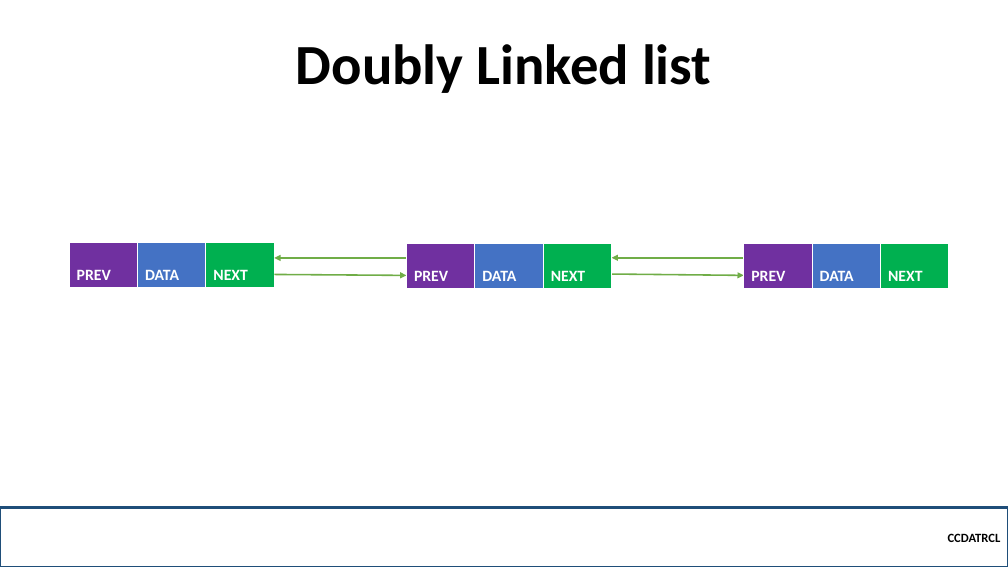
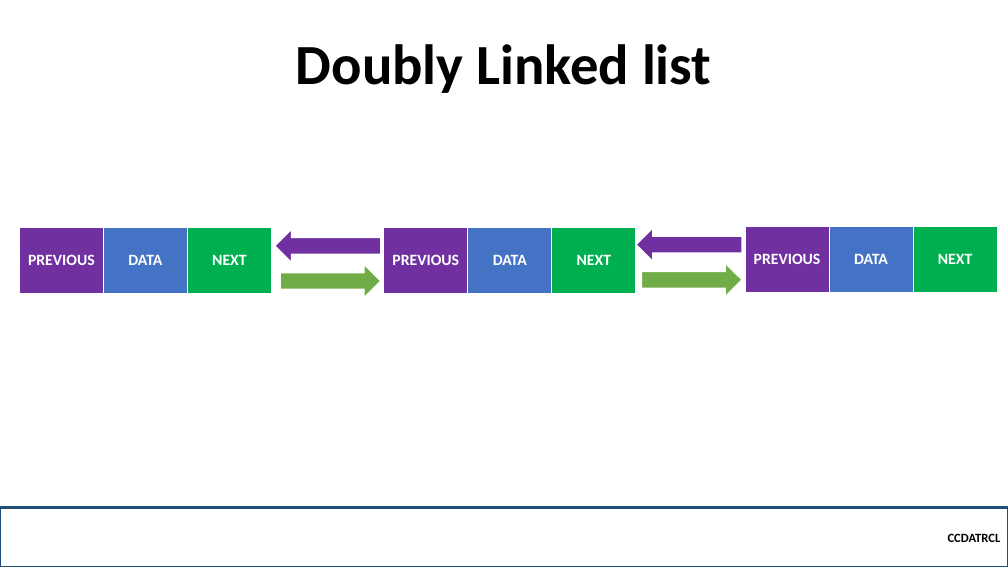
Before and after one commit to robitussin/CCDATRCL, a slide deck: slide 10 of 2 - Linked List/Linkedlist.pptx. Drawn at 1008x567 pixels with LibreOffice and Linux fonts; fonts in the diff are those of the drawing; background and template pictures are left out. Boxes give left, top, right and bottom in pixels: in the first picture for what was removed or moved away, otherwise in the second. Text is boxed around its words. In the diff, an @@ line names an element or a change of style, - is before the commit and + after.

```diff
--- a/2 - Linked List/Linkedlist.pptx
+++ b/2 - Linked List/Linkedlist.pptx
@@ table at bbox=[20, 228, 271, 295] @@
-row 1, column 1: PREV
+row 1, column 1: PREVIOUS
@@ alignment left to centre @@
@@ table: place and size @@
-table at bbox=[69, 243, 273, 288]
+table at bbox=[20, 228, 271, 295]
@@ right arrow added at bbox=[274, 229, 381, 263], fill #7030A0, outline #FFFFFF 1.5 pt @@
@@ table at bbox=[384, 228, 636, 295] @@
-row 1, column 1: PREV
+row 1, column 1: PREVIOUS
@@ alignment left to centre @@
@@ table: place and size @@
-table at bbox=[407, 243, 611, 289]
+table at bbox=[384, 228, 636, 295]
@@ right arrow added at bbox=[636, 228, 743, 262], fill #7030A0, outline #FFFFFF 1.5 pt @@
@@ table at bbox=[746, 227, 997, 294] @@
-row 1, column 1: PREV
+row 1, column 1: PREVIOUS
@@ alignment left to centre @@
@@ table: place and size @@
-table at bbox=[744, 243, 948, 289]
+table at bbox=[746, 227, 997, 294]
@@ arrow removed from (407, 258) to (274, 258) @@
@@ right arrow added at bbox=[281, 264, 381, 298], fill #70AD47, outline #FFFFFF 1.5 pt @@
@@ arrow removed from (744, 258) to (612, 258) @@
@@ right arrow added at bbox=[641, 263, 742, 297], fill #70AD47, outline #FFFFFF 1.5 pt @@
@@ arrow removed from (274, 274) to (407, 275) @@
@@ arrow removed from (612, 274) to (744, 275) @@
```
Also in this commit, not shown: 6 other slides changed.
